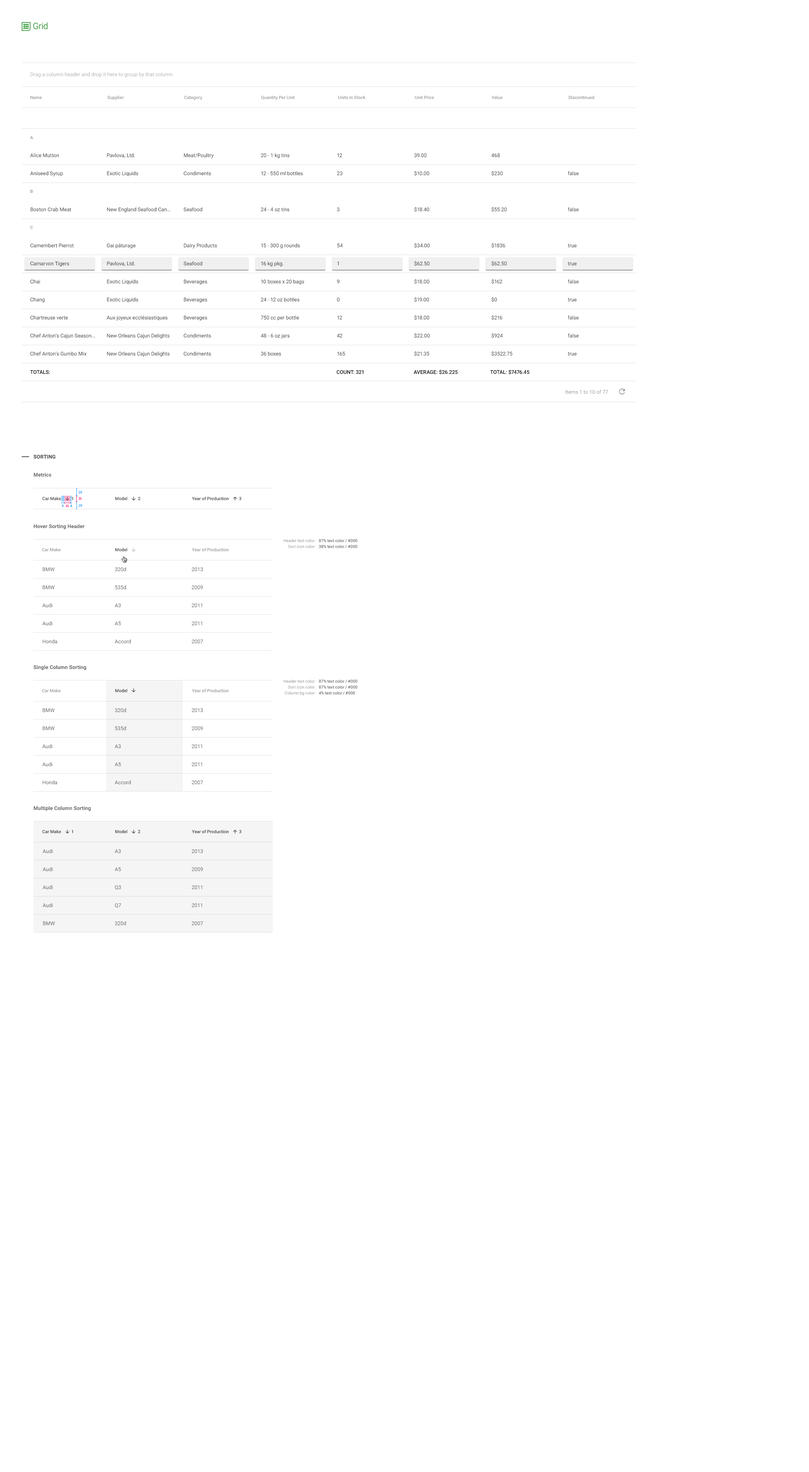
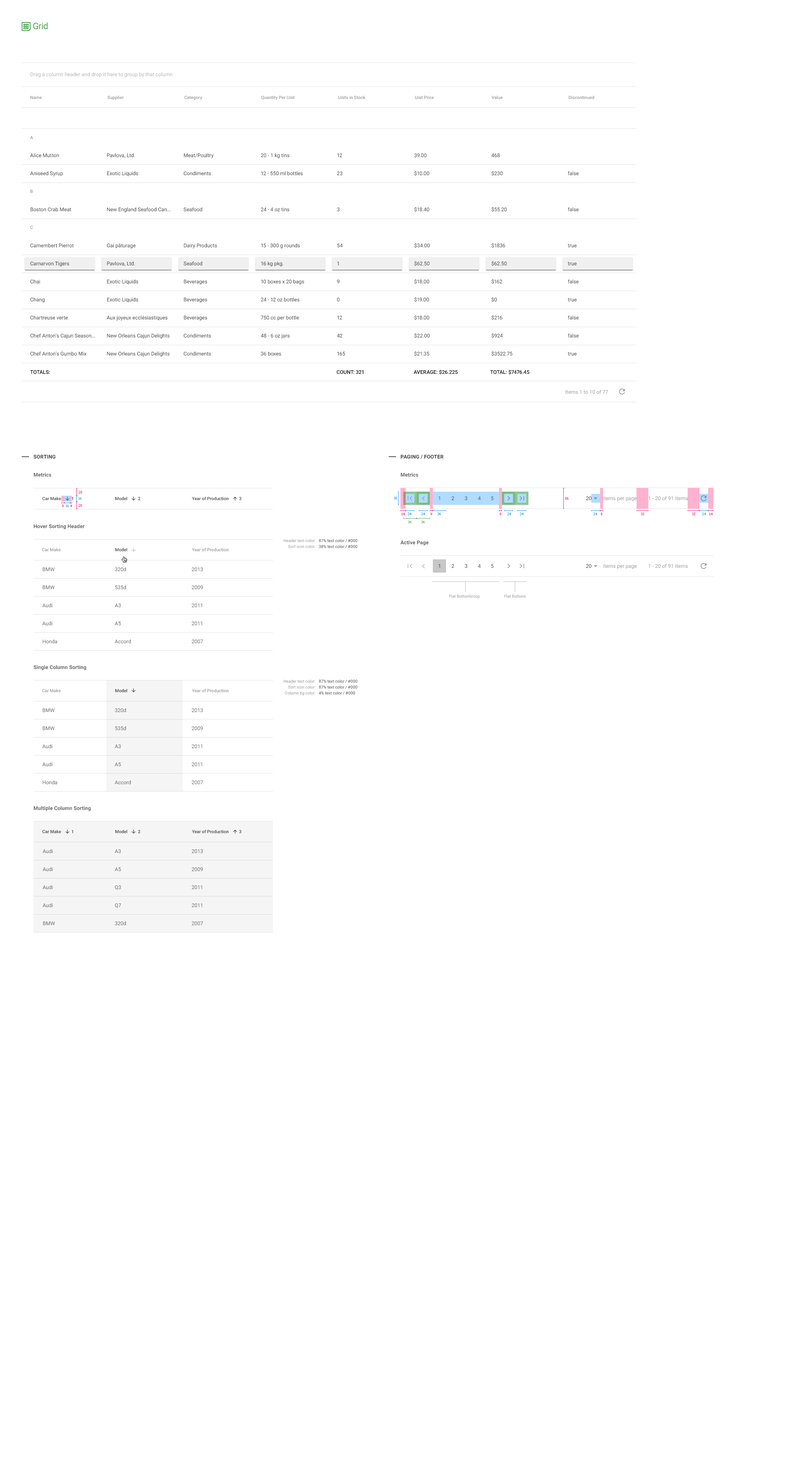
Before/after of a w=809, h=1472 layered artwork. What changed in the layer stack:
added group "Paging / Footer" (1st of 2) with 108 layers above "Sorting" over [388,454,714,599]
added group "Pager Metrics" with 78 layers in group "Paging / Footer" over [394,472,714,524]
added layer "Rectangle 2" (1st of 7, in "Paging / Footer" › "Pager Metrics") (30%) in group "Pager Metrics" over [688,487,700,509]
added layer "Rectangle 2" (2nd of 7, in "Paging / Footer" › "Pager Metrics") (30%) in group "Pager Metrics" over [636,487,649,509]
added layer "Layer 2" (3rd of 3, in "Paging / Footer" › "Pager Metrics") in group "Pager Metrics" over [400,509,503,512]
added group "Page Size" (1st of 2, in "Paging / Footer" › "Pager Metrics") with 5 layers in group "Pager Metrics" over [563,493,651,505]
added group "pages" (1st of 2, in "Paging / Footer" › "Pager Metrics") with 10 layers in group "Pager Metrics" over [407,495,525,501]
added group "Pages ButtonGroup" (1st of 2, in "Paging / Footer" › "Pager Metrics" › "pages") with 5 layers in group "pages" over [438,496,494,501]
added layer "grid rows" (1st of 7, in "Paging / Footer" › "Pager Metrics") (12%) in group "Pager Metrics" over [400,487,714,509]
added group "Pager" with 26 layers in group "Paging / Footer" over [400,540,714,599]
added layer "Layer 4" (2nd of 2, in "Paging / Footer" › "Pager") in group "Pager" over [432,581,500,592]
added group "Page Size" (2nd of 2, in "Paging / Footer" › "Pager") with 5 layers in group "Pager" over [586,564,651,569]
added group "pages" (2nd of 2, in "Paging / Footer" › "Pager") with 11 layers in group "Pager" over [407,559,525,573]
added group "Pages ButtonGroup" (2nd of 2, in "Paging / Footer" › "Pager" › "pages") with 5 layers in group "pages" over [438,564,494,569]
added layer "grid rows" (2nd of 7, in "Paging / Footer" › "Pager") (12%) in group "Pager" over [400,555,714,577]
…and 82 more changes (76 added, 1 opacity, 6 painted)
